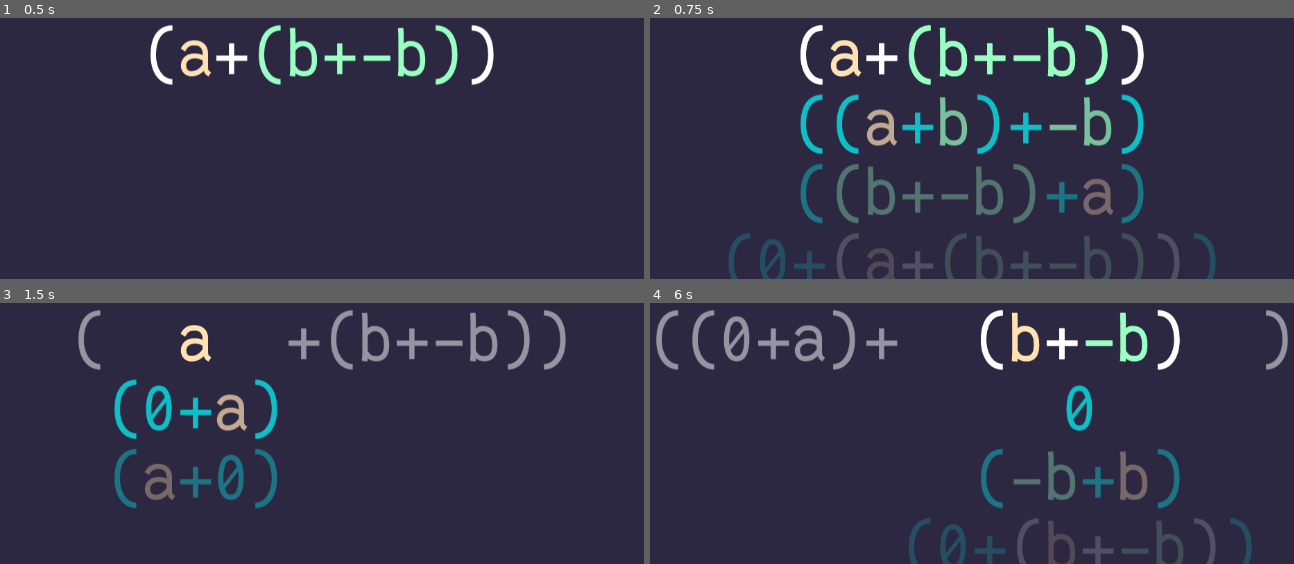
Above: before the commit, frames 1-4 (two rows, left to right).
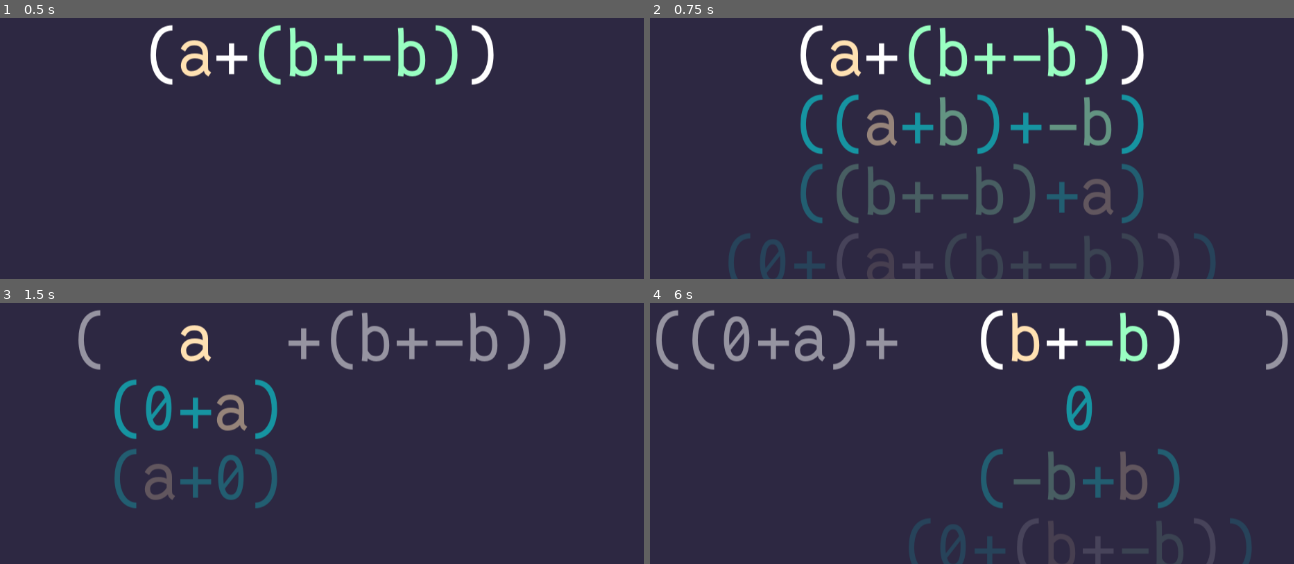
Above: after the commit, the same moments.

Repository: theoahfeldt/emperical-maths
Game: Godot game, scene res://test.tscn
Same seed, same stepped clock (60 frames per second), same inputs: the game is played once before the commit and once after it.
Inputs:
- Up to frame 1 (0.5 s): no input
- Up to frame 2 (0.75 s): tap Enter at 0.5 s; hold Right (expression_right) from 0.53 s (still down); tap Space (expression_select) at 0.6 s
- Up to frame 3 (1.5 s): tap Space (expression_select) at 1.25, 1.35 s; release Right (expression_right) at 1.28 s; hold Down (expression_down) from 1.28 s (still down)
- Up to frame 4 (6 s): tap Enter at 2, 3.5 s; release Down (expression_down) at 2.03 s; hold Right (expression_right) 2.03-2.78 s; tap Space (expression_select) at 2.1, 2.75, 2.85, 3.6, 4.25, 4.35, 5.1, 5.85 s; hold Up (expression_up) 2.78-3.53 s; hold Left (expression_left) 3.53-5.03 s; hold Down (expression_down) 5.03-5.78 s; hold Right (expression_right) from 5.78 s (still down)

Frame 1 is identical in both runs. In frame 2, 2.9% of the frame differs, in the area x 23-77%, y 2-53%; in frame 3, 1.4%; in frame 4, 0.7%.

Commit message:
Increase transparency of unmarked selection menu options

Diff:
--- a/game/algebra/graphics/selection_menu.gd
+++ b/game/algebra/graphics/selection_menu.gd
@@ -39,7 +39,7 @@
 
 func _set_opacities() -> void:
 	for i in range(options.size()):
-		var alpha: float = 0.5 ** (abs(_marked_index - i) - 0.5)
+		var alpha: float = 0.5 ** abs(_marked_index - i)
 		options[i].set_opacity(alpha)
 
 
